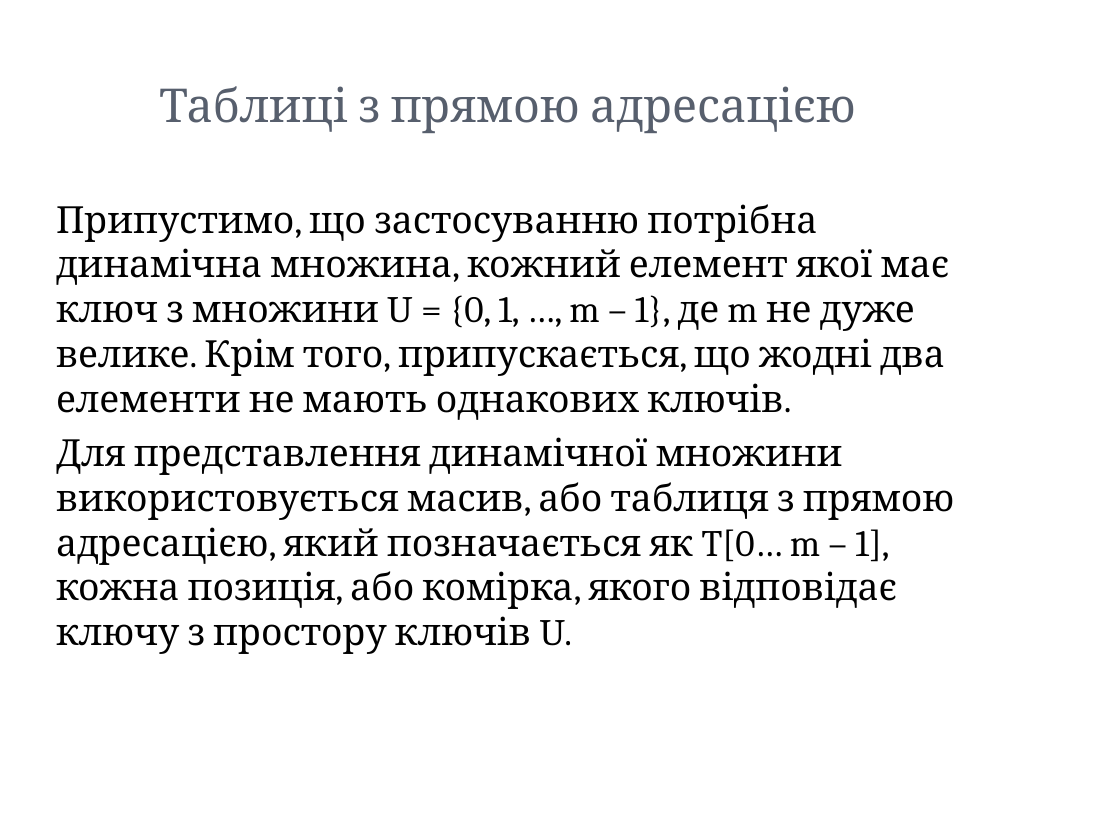
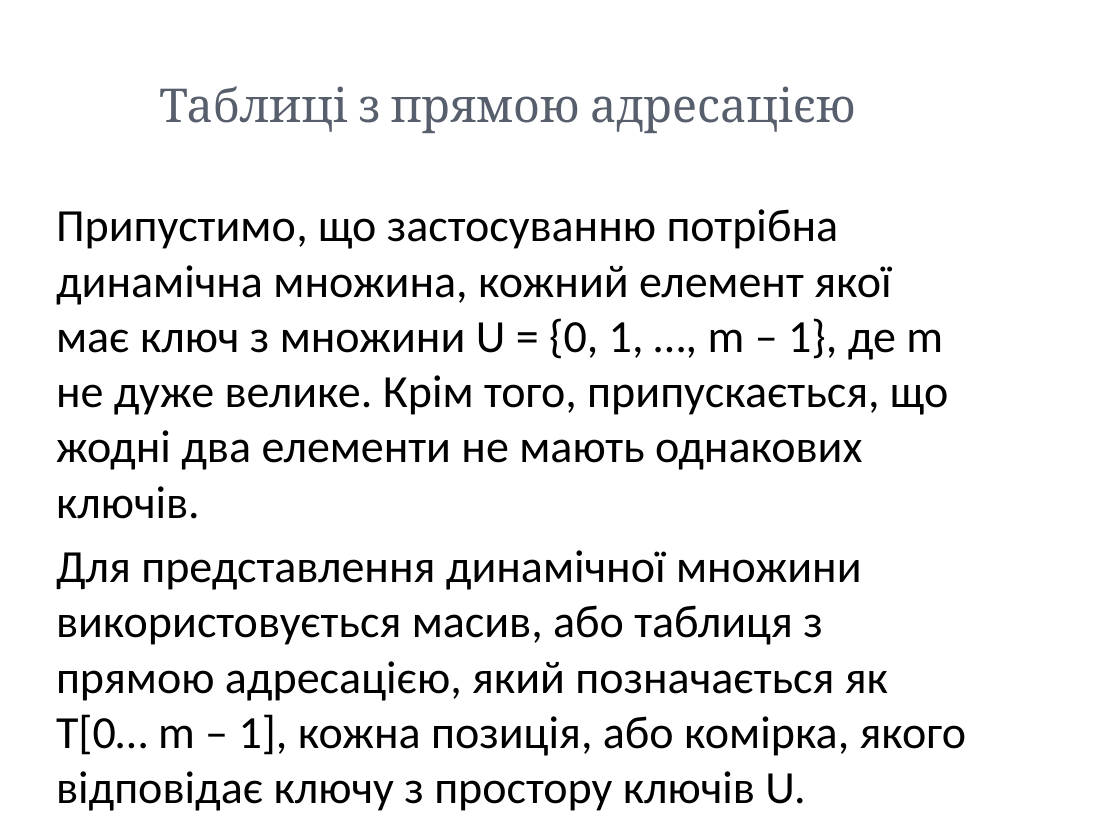
Before and after one commit to a-vodka/oop_qt, a slide deck: slide 4 of lecture-04.pptx. Drawn at 1120x840 pixels with LibreOffice and Linux fonts; fonts in the diff are those of the drawing; background and template pictures are left out. Boxes give left, top, right and bottom in pixels: in the first picture for what was removed or moved away, otherwise in the second. Text is boxed around its words. In the diff, an @@ line names an element or a change of style, - is before the commit and + after.

```diff
--- a/lecture-04.pptx
+++ b/lecture-04.pptx
@@ text "Припустимо, що застосуванню потрібна динамічна ..." at box(56, 209, 966, 811): size 24 to 29.6 pt, font Cambria to Calibri @@
```
Also in this commit, not shown: 4 other slides changed, 2 other files.
